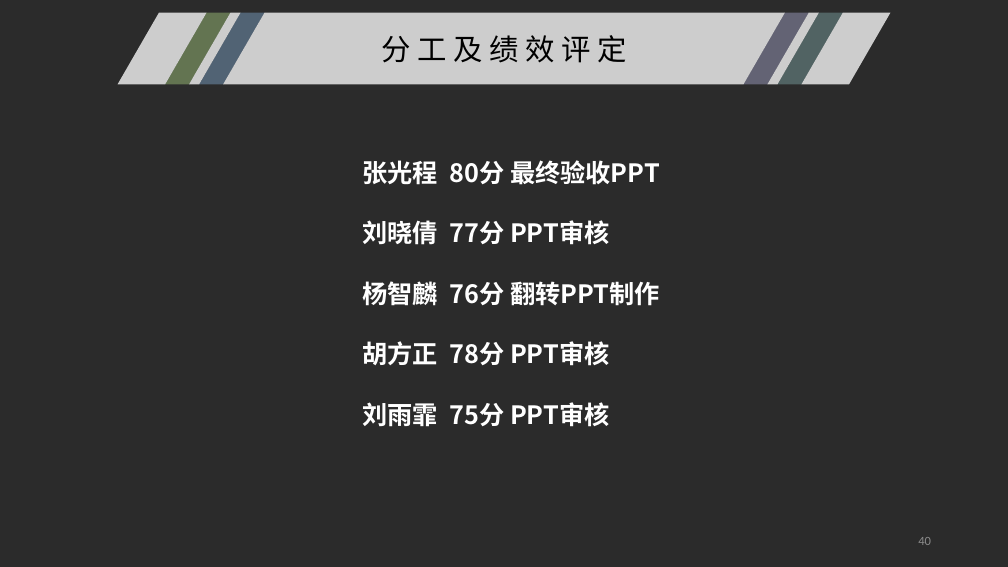
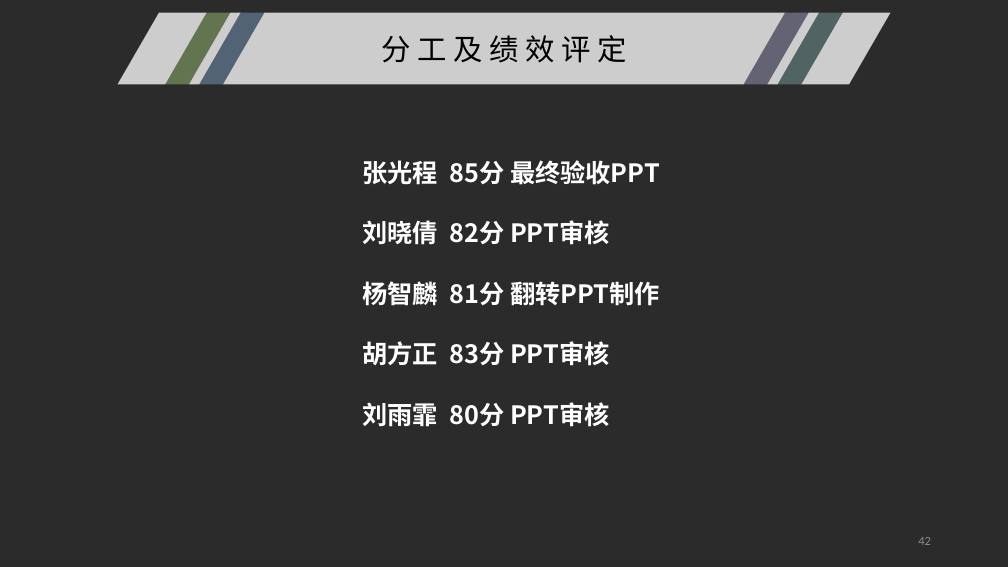
Before and after one commit to SoftwareRequirtmentsG02/Document, a slide deck: slide 42 of PPT/UML/UML基础I.pptx (slide 40 before the commit). Drawn at 1008x567 pixels with LibreOffice and Linux fonts; fonts in the diff are those of the drawing; background and template pictures are left out; a plain dark background stands for a picture behind light text. Boxes give left, top, right and bottom in pixels: in the first picture for what was removed or moved away, otherwise in the second. Text is boxed around its words. In the diff, an @@ line names an element or a change of style, - is before the commit and + after.

```diff
--- a/PPT/UML/UML基础I.pptx
+++ b/PPT/UML/UML基础I.pptx
@@ text at (362,160,660,427): text changed @@
-张光程 80分 最终验收PPT
-刘晓倩 77分 PPT审核
-杨智麟 76分 翻转PPT制作
-胡方正 78分 PPT审核
-刘雨霏 75分 PPT审核
+张光程 85分 最终验收PPT
+刘晓倩 82分 PPT审核
+杨智麟 81分 翻转PPT制作
+胡方正 83分 PPT审核
+刘雨霏 80分 PPT审核
@@ page number at (918,537,931,545): text changed @@
-40
+42
```
Also in this commit, not shown: 2 slides added, 2 other files.
